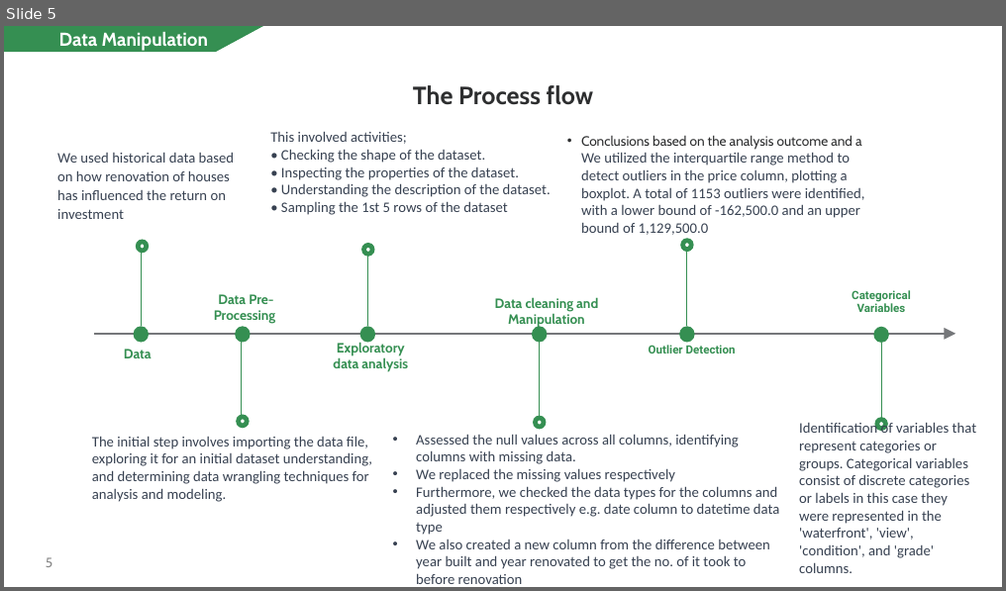
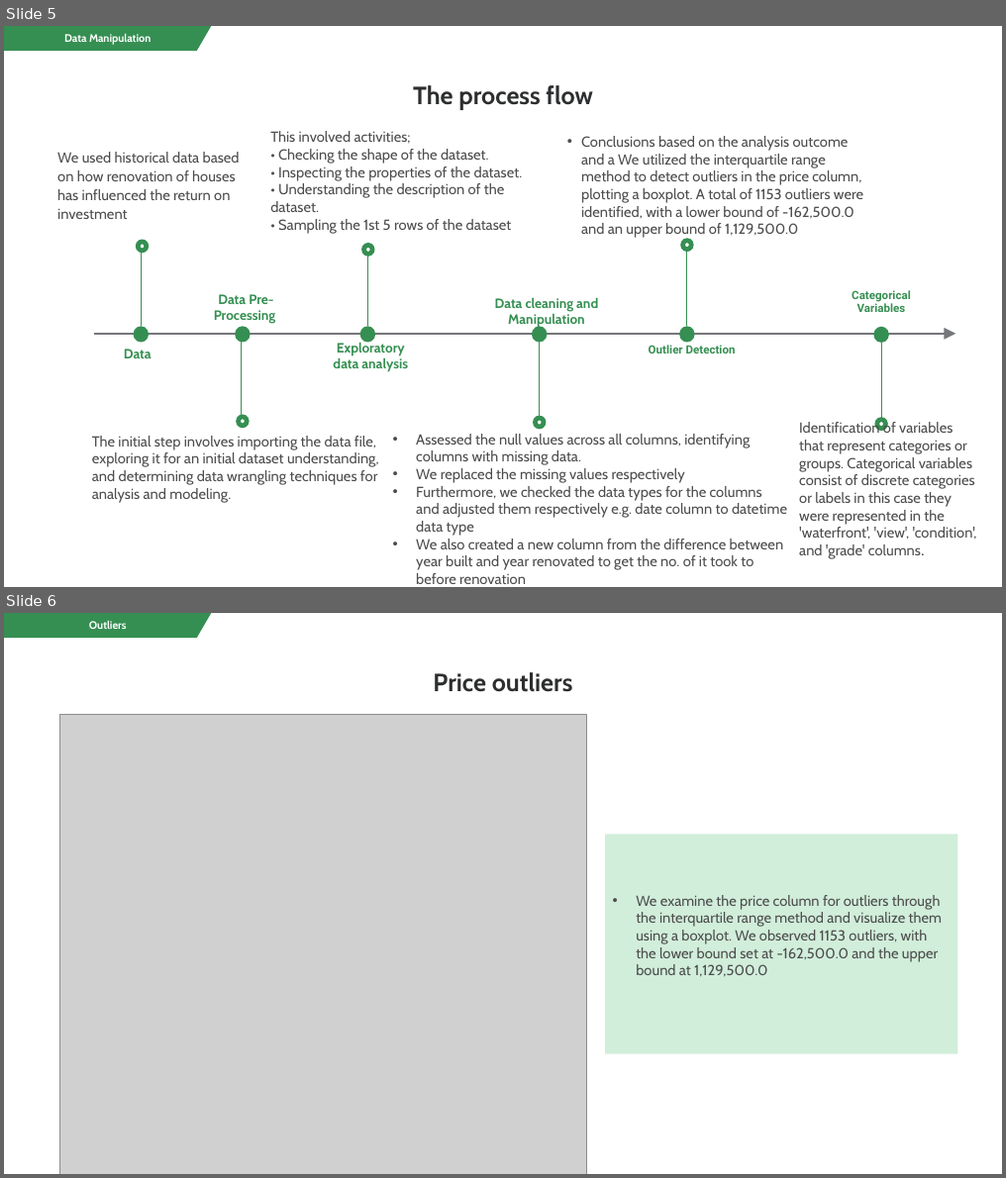
Before and after one commit to CarolineNjorog3/Transforming-homes-elevating-values, a slide deck: Non_Technical Presentation.pptx. Shown one above the other, each under a label of ours: slide 5 before the commit, slides 5 and 6 after it. The pictures are 1006x591 and 1006x1178 pixels, drawn with LibreOffice and Linux fonts; fonts in the diff are those of the drawing; grey boxes stand for pictures. Boxes give left, top, right and bottom in pixels: in the first picture for what was removed or moved away, otherwise in the second. Text is boxed around its words. In the diff, an @@ line names an element or a change of style, - is before the commit and + after.

```diff
--- a/Non_Technical Presentation.pptx
+++ b/Non_Technical Presentation.pptx
@@ slide 6 added at bbox=[4, 613, 1002, 1174], background #FFFFFF at 24% opacity @@
@@ freeform shape added at bbox=[4, 613, 211, 638], fill #358F52, 10.5 pt, text #FFFFFF, bold @@
+Outliers
@@ text added at bbox=[433, 672, 573, 692], 24 pt, text #2D2E2F, bold @@
+Price outliers
@@ picture added at bbox=[60, 714, 586, 1174] @@
@@ rectangle added at bbox=[605, 834, 957, 1054], fill #D1EEDA, 14 pt, text #4D4D4D @@
+• We examine the price column for outliers through the interquartile range method and visualize them using a boxplot. We observed 1153 outliers, with the lower bound set at -162,500.0 and the upper bound at 1,129,500.0
@@ slide 5 changed as well @@
@@ freeform shape "Data Manipulation": place and size @@
-freeform shape "Data Manipulation" at bbox=[4, 26, 263, 52]
+freeform shape "Data Manipulation" at bbox=[4, 26, 211, 51]
@@ freeform shape "Data Manipulation" at bbox=[4, 26, 211, 51]: size 18 to 10.5 pt @@
@@ text at bbox=[413, 85, 592, 110]: text changed @@
-The Process flow
+The process flow
@@ text "Conclusions based on the analysis ..." at bbox=[581, 136, 863, 239]: size 13 to 14 pt, text colour #2D2E2F to #4D4D4D in "Conclusions based on the analysis outcome and ..."; font Calibri to Cabin, text colour #374151 to #4D4D4D in "We utilized the interquartile range method to ..." @@
@@ font Calibri to Cabin, text colour #374151 to #4D4D4D in 5 elements at bbox=[270, 131, 523, 234], bbox=[416, 434, 787, 584], bbox=[57, 152, 240, 219], bbox=[799, 421, 977, 560], bbox=[92, 436, 379, 503] @@
@@ page number removed at bbox=[46, 558, 53, 568] @@
-5
```
Also in this commit, not shown: 5 other slides changed, 7 other slides added, 7 slides removed, 1 other file.
